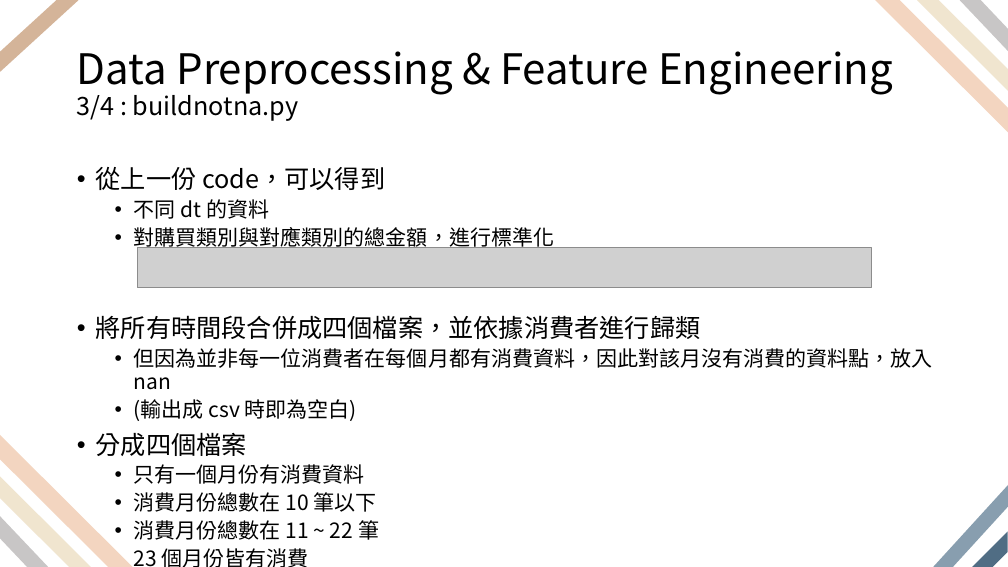
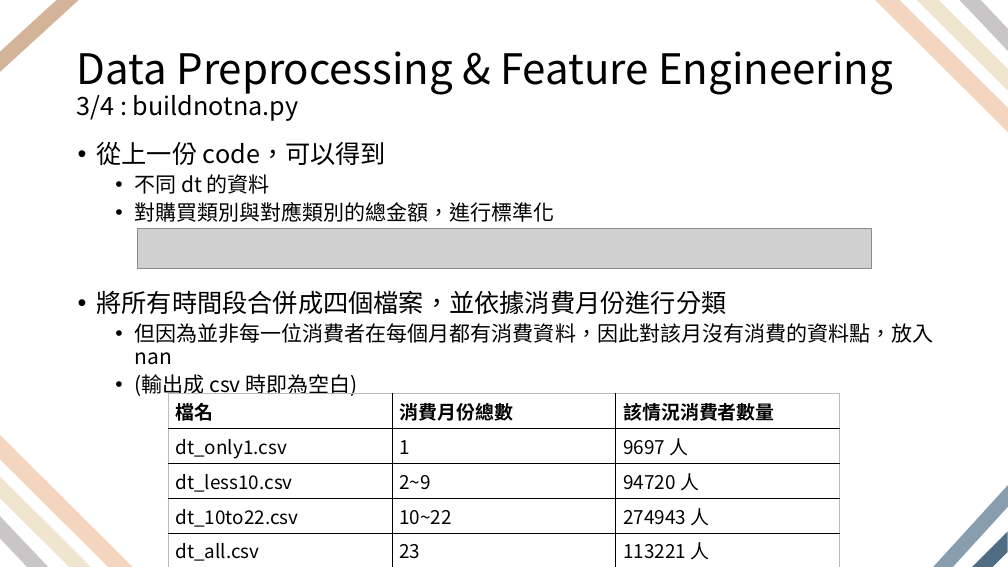
Before and after one commit to yuanchiachang/ml-final-project, a slide deck: slide 7 of slide.pptx. Drawn at 1008x567 pixels with LibreOffice and Linux fonts; fonts in the diff are those of the drawing; grey boxes stand for pictures. Boxes give left, top, right and bottom in pixels: in the first picture for what was removed or moved away, otherwise in the second. Text is boxed around its words. In the diff, an @@ line names an element or a change of style, - is before the commit and + after.

```diff
--- a/slide.pptx
+++ b/slide.pptx
@@ text "從上一份 code，可以得到" moved from (x1=96, y1=167, x2=933, y2=567) to (x1=97, y1=142, x2=933, y2=397) @@
@@ picture moved from (x1=137, y1=248, x2=871, y2=288) to (x1=137, y1=228, x2=871, y2=268) @@
@@ text at (x1=97, y1=290, x2=727, y2=314): text changed @@
-• 將所有時間段合併成四個檔案，並依據消費者進行歸類
+• 將所有時間段合併成四個檔案，並依據消費月份進行分類
@@ table added at (x1=168, y1=394, x2=839, y2=565), 5 rows, 3 columns @@
+檔名 | 消費月份總數 | 該情況消費者數量
+dt_only1.csv | 1 | 9697 人
+dt_less10.csv | 2~9 | 94720 人
+dt_10to22.csv | 10~22 | 274943 人
+dt_all.csv | 23 | 113221 人
@@ text at (x1=96, y1=432, x2=379, y2=567): paragraphs removed @@
-• 分成四個檔案
-  • 只有一個月份有消費資料
-  • 消費月份總數在 10 筆以下
-  • 消費月份總數在 11 ~ 22 筆
-  • 23 個月份皆有消費
```
Also in this commit, not shown: 4 other slides changed, 15 other files.
